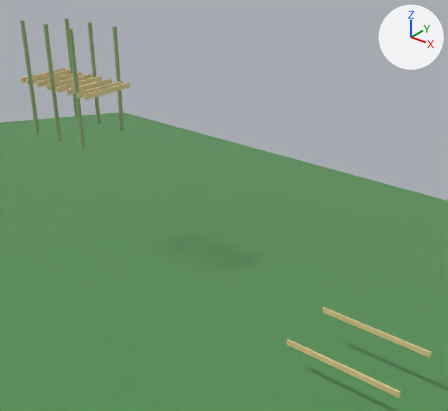
Two versions of the Blender file coop.blend, one commit apart.
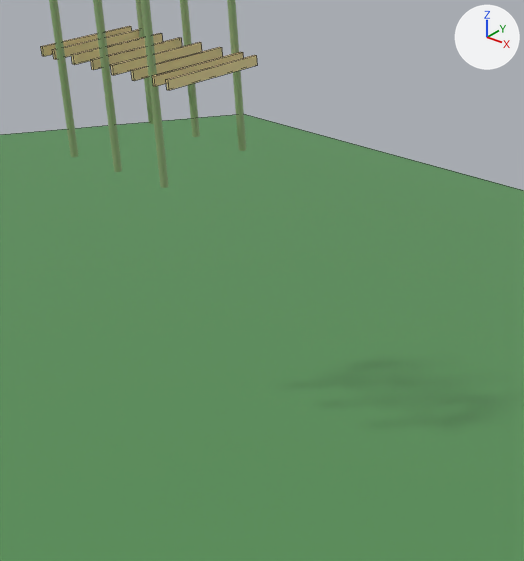
Old and new are each drawn from a 50 mm camera at (15.1, -11.65, 10.38) aimed at (4.06, 2.15, 1.83) and again close up on the part from 0% to 59% of the width and 13% to 82% of the height. Every picture has the same lights, and +X, +Y and +Z are marked at upper right. The first two pictures are the older version. The close-ups show mesh edges as thin lines.

In view in the first close-up: 'Ground', 'Joist_2', 'Joist_3', 'Joist_4', 'Joist_5', 'Joist_6', 'Joist_7', 'Post_0', 'Post_1', 'Post_2', 'Post_4', 'Post_5' and 3 more.
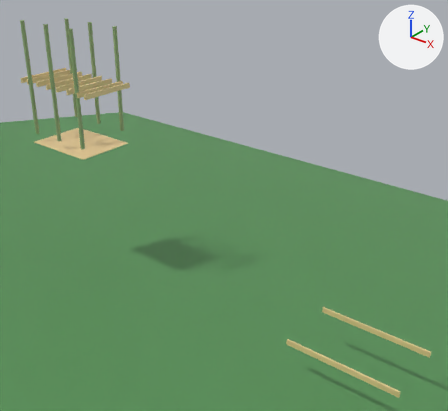
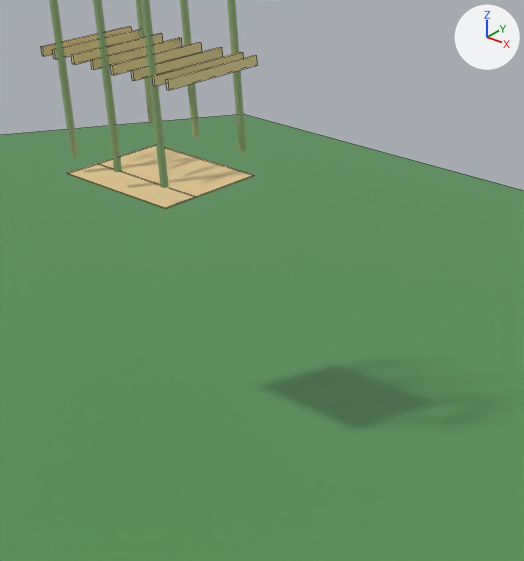
Not drawn themselves, but carrying or shaping drawn objects: ob_ply_back_cutter_0, ob_ply_back_cutter_1, ob_ply_back_cutter_2, ob_ply_front_cutter_0, ob_ply_front_cutter_1, ob_ply_front_cutter_2.

Pixel boxes (x1, y1, x2, y2) of what changed, in the close-ups (524 x 561 px):
'Ply_Back', added (beige): after (99, 145, 254, 197)
'Ply_Front', added (beige): after (67, 163, 196, 209)

What changed in the scene script:
```text
Add ob_ply_front_cutter_2:
    ob_ply_front_cutter_2 = bpy.data.objects.new('Ply_Front_Cutter_2', me_cube_009)  # a box spanning x -0.065..0.065, y -0.085..0.085, z -0.1..0.1
    ob_ply_front_cutter_2.parent = ob_ply_front
    ob_ply_front_cutter_2.location = (1.09, -0.6, 0.0)
Add ob_ply_front:
    ob_ply_front = bpy.data.objects.new('Ply_Front', me_cube_005)  # a box spanning x -1.2..1.2, y -0.3..0.3, z -0.01..0.01; in mat_timber (beige #e7cb95); modifiers BOOLEAN, BOOLEAN, BOOLEAN, BOOLEAN
    ob_ply_front.location = (0.0, -0.6, 3.61)
Add ob_ply_front_cutter_0:
    ob_ply_front_cutter_0 = bpy.data.objects.new('Ply_Front_Cutter_0', me_cube_009.copy())
    ob_ply_front_cutter_0.parent = ob_ply_front
    ob_ply_front_cutter_0.location = (-1.09, -0.6, 0.0)
Add ob_ply_front_cutter_1:
    ob_ply_front_cutter_1 = bpy.data.objects.new('Ply_Front_Cutter_1', me_cube_009.copy())
    ob_ply_front_cutter_1.parent = ob_ply_front
    ob_ply_front_cutter_1.location = (0.0, -0.6, 0.0)
Add ob_ply_back_cutter_2:
    ob_ply_back_cutter_2 = bpy.data.objects.new('Ply_Back_Cutter_2', me_cube_009.copy())
    ob_ply_back_cutter_2.parent = ob_ply_back
    ob_ply_back_cutter_2.location = (1.09, 0.9, 0.0)
Add ob_ply_back:
    ob_ply_back = bpy.data.objects.new('Ply_Back', me_cube)  # a box spanning x -1.2..1.2, y -0.6..0.6, z -0.01..0.01; in mat_timber (beige #e7cb95); modifiers BOOLEAN, BOOLEAN, BOOLEAN, BOOLEAN
    ob_ply_back.location = (0.0, 0.3, 3.61)
Add ob_ply_back_cutter_0:
    ob_ply_back_cutter_0 = bpy.data.objects.new('Ply_Back_Cutter_0', me_cube_009.copy())
    ob_ply_back_cutter_0.parent = ob_ply_back
    ob_ply_back_cutter_0.location = (-1.09, 0.9, 0.0)
Add ob_ply_back_cutter_1:
    ob_ply_back_cutter_1 = bpy.data.objects.new('Ply_Back_Cutter_1', me_cube_009.copy())
    ob_ply_back_cutter_1.parent = ob_ply_back
    ob_ply_back_cutter_1.location = (0.0, 0.9, 0.0)
```
